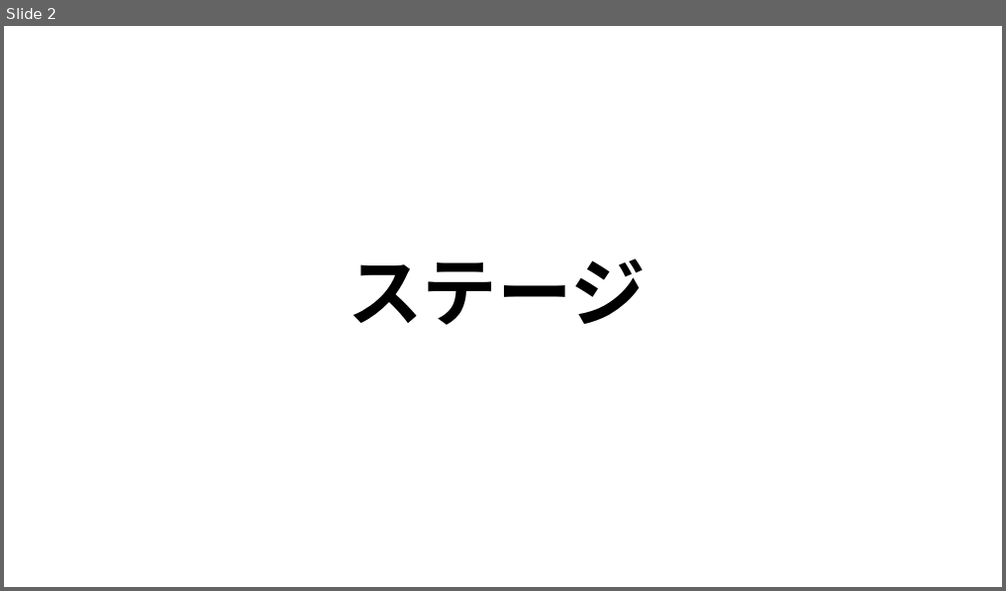
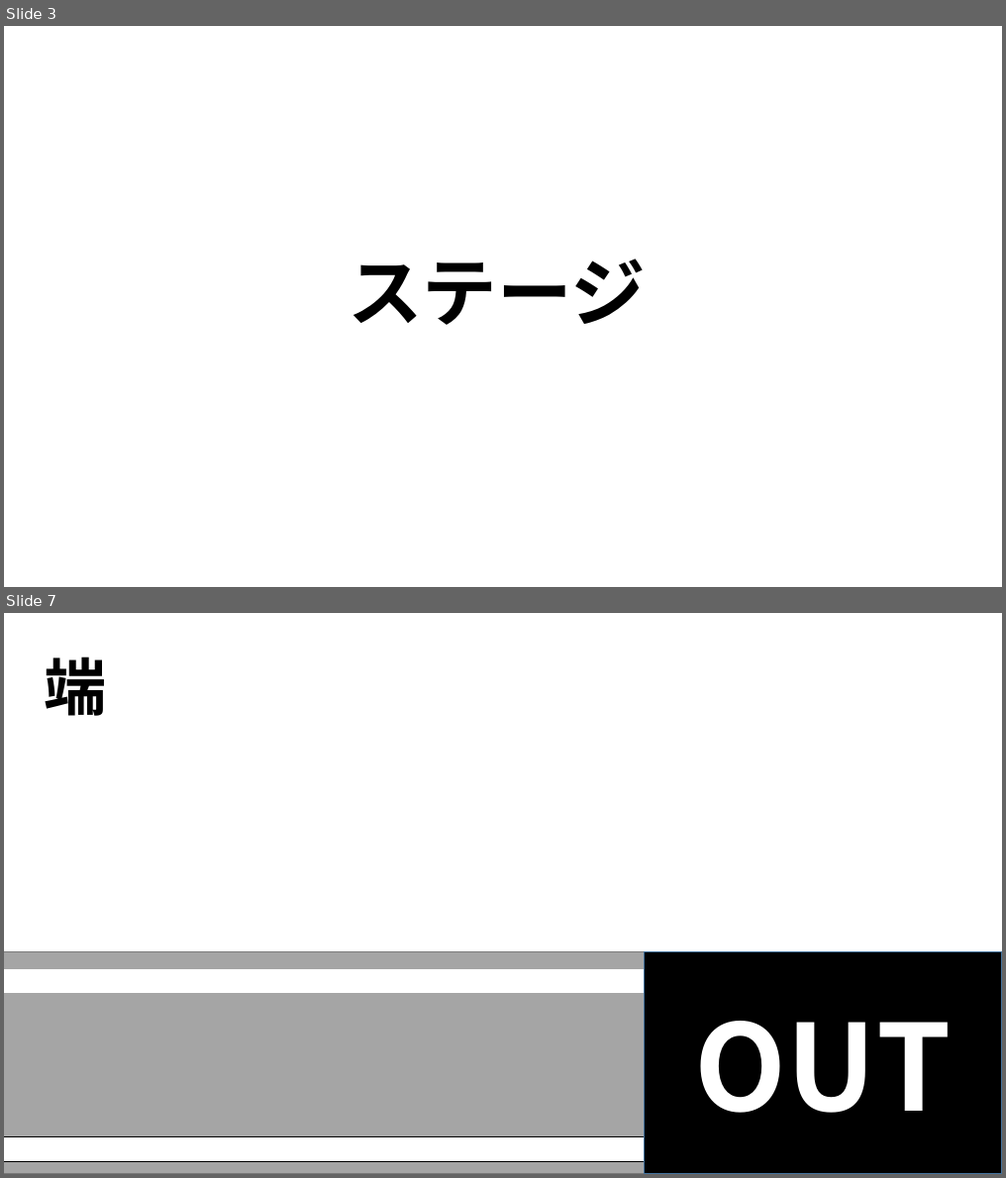
Before and after one commit to MizukiKato0416/sotsugyou_time_kato, a slide deck: 企画書/企画書３.pptx. Shown one above the other, each under a label of ours: slide 2 before the commit, slides 3 and 7 after it; the slides between them are not shown. The pictures are 1006x591 and 1006x1178 pixels, drawn with LibreOffice and Linux fonts; fonts in the diff are those of the drawing. Boxes give left, top, right and bottom in pixels: in the first picture for what was removed or moved away, otherwise in the second. Text is boxed around its words. In the diff, an @@ line names an element or a change of style, - is before the commit and + after.

```diff
--- a/企画書/企画書３.pptx
+++ b/企画書/企画書３.pptx
@@ slide 7 added at (4, 613, 1002, 1174), background #FFFFFF @@
@@ text added at (44, 657, 106, 716), 60 pt, text #000000, bold @@
+端
@@ rectangle added at (4, 953, 645, 1174), fill #A5A5A5, outline #7A7A7A 1 pt @@
@@ rectangle added at (4, 968, 645, 994), fill #FFFFFF, outline #A5A5A5 1 pt @@
@@ rectangle added at (645, 953, 1002, 1174), fill #000000, outline #43739E 1 pt, 115 pt, text #FFFFFF, bold @@
+OUT
@@ rectangle added at (4, 1138, 645, 1162), fill #FFFFFF, outline #000000 1 pt @@
@@ what was slide 2 is now slide 3 @@
```
Also in this commit, not shown: 2 slides changed, 3 other slides added, 11 other files.
